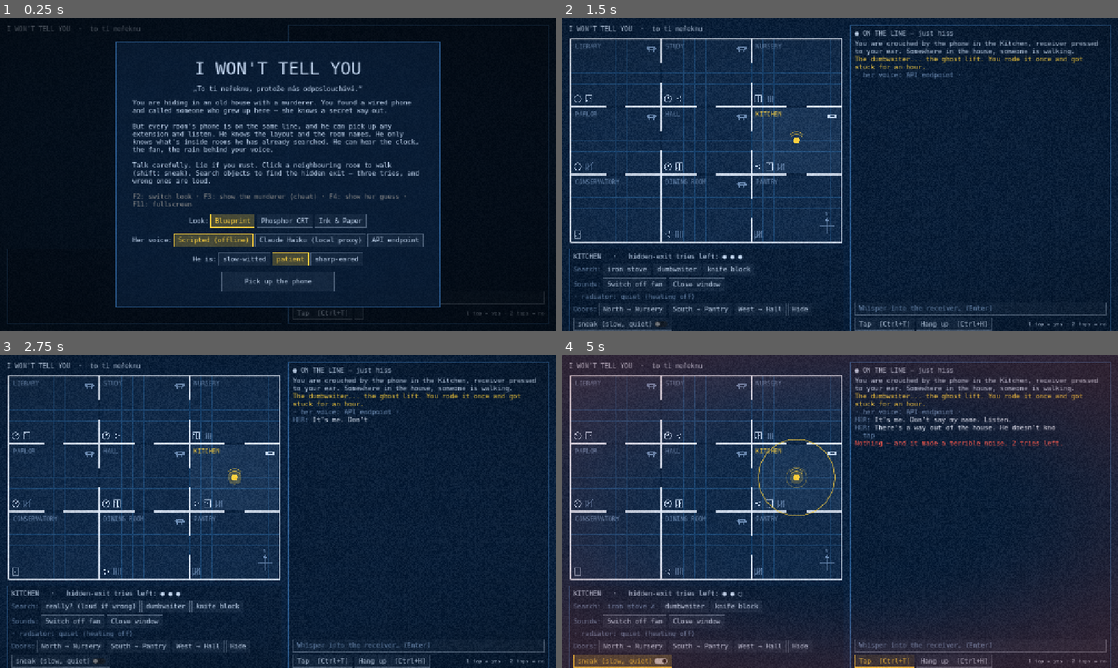
Above: before the commit, frames 1-4 (two rows, left to right).
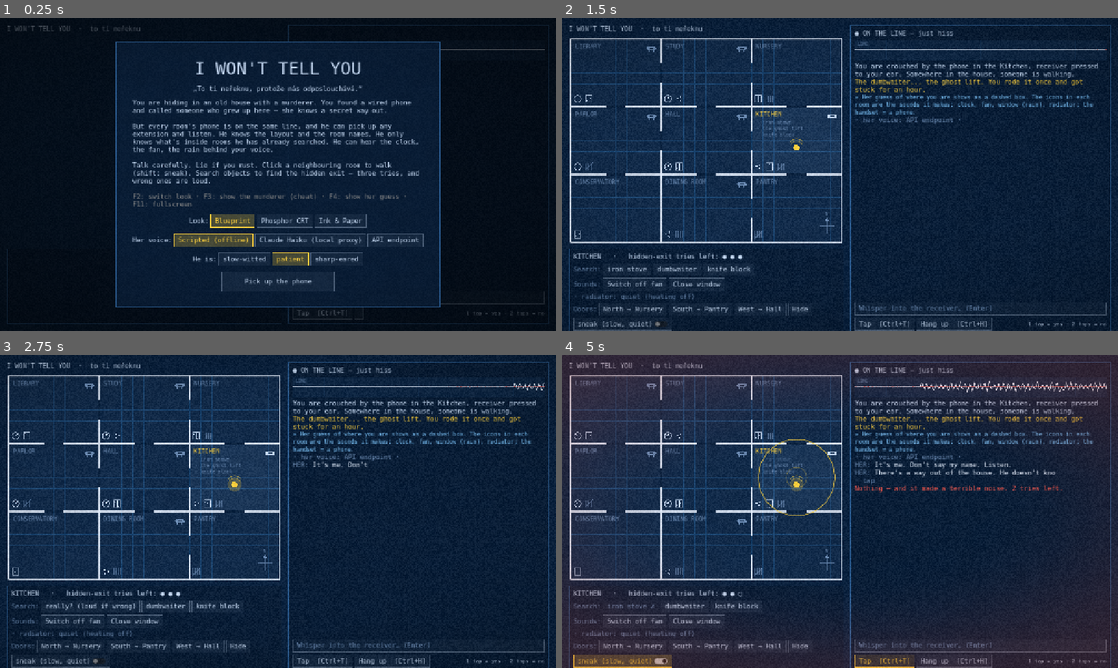
Above: after the commit, the same moments.

Repository: Vikvam/oiside-jam-2610
Game: Godot game, scene res://main.tscn
Same seed, same stepped clock (60 frames per second), same inputs: the game is played once before the commit and once after it.
Inputs:
- Up to frame 1 (0.25 s): no input
- Up to frame 2 (1.5 s): click "API endpoint" at 0.5 s; click "Pick up the phone" at 1.25 s
- Up to frame 3 (2.75 s): click "iron stove" at 2 s
- Up to frame 4 (5 s): click "really? (loud if wrong)" at 2.75 s; click "sneak (slow, quiet)" at 3.5 s; click "Tap [Ctrl+T]" at 4.25 s

The runs differ from the first frame. In frame 1, less than 0.1% of the frame differs, in the area x 79-98%, y 10-11%; in frame 2, 3.1%; in frame 3, 3.4%; in frame 4, 4.6%, in the area x 35-98%, y 7-44%.

Commit message:
Line oscilloscope, murderer taunts, onboarding hints, plan annotations
Co-Authored-By: Claude Opus 5.5 <noreply@anthropic.com>

Diff:
--- a/scripts/audio/sfx.gd
+++ b/scripts/audio/sfx.gd
@@ -127,7 +127,9 @@
 	g.event.connect(_on_event)
 
 
-func on_voice_char(c: String) -> void:
+func on_voice_char(c: String, kind := "her") -> void:
+	if kind not in ["her", "him"]:
+		return
 	# A syllable every few letters; spaces and punctuation are pauses.
 	if c == " " or c in ".,!?—…-":
 		_char_n = 0
@@ -138,8 +140,8 @@
 	var p: AudioStreamPlayer = voices[_voice_i]
 	_voice_i = (_voice_i + 1) % voices.size()
 	p.stream = s.syll[randi() % s.syll.size()]
-	p.pitch_scale = randf_range(0.92, 1.1)
-	p.volume_db = -6.0
+	p.pitch_scale = randf_range(0.92, 1.1) if kind == "her" else randf_range(0.5, 0.56)
+	p.volume_db = -6.0 if kind == "her" else -3.0
 	p.play()
 
 
--- a/scripts/core/game.gd
+++ b/scripts/core/game.gd
@@ -365,6 +365,12 @@
 	_line_note("[click: an extension hangs up]")
 	if player_on_line():
 		emit("line_click", {"text": "Click. An extension hung up.", "kind": "hangup"})
+
+
+func on_murderer_taunt(text: String) -> void:
+	_line_note("[a man's voice on the line, low]: " + text)
+	if player_on_line():
+		emit("murderer_says", {"text": text})
 
 
 func on_murderer_fake_hangup() -> void:
--- a/scripts/core/murderer.gd
+++ b/scripts/core/murderer.gd
@@ -35,6 +35,8 @@
 var breath_timer := 5.0
 
 var log: Array = []       # [{t, text}]
+var last_evidence := ""   # what most recently narrowed things down
+var taunt_chance := 0.5
 
 # Tunables (exposed so A/B settings can poke them)
 var walk_time := 4.0
@@ -75,6 +77,8 @@
 
 func _set_candidates(rs: Array, why: String, strong := true) -> void:
 	var before := candidates.size()
+	if why != "":
+		last_evidence = why
 	candidates.clear()
 	for r in rs:
 		candidates[r] = true
@@ -450,6 +454,27 @@
 	game.on_murderer_pickup()
 
 
+func _taunt() -> String:
+	var e := last_evidence.to_lower()
+	if e.contains("clock"):
+		return ["Tick. Tock.", "Lovely clock you've got there."].pick_random()
+	if e.contains("fan"):
+		return "Such a noisy fan."
+	if e.contains("rain"):
+		return "Hear that rain? So do I."
+	if e.contains("radiator"):
+		return "Old pipes. They always give you away."
+	if e.contains("voice said"):
+		return "Thank you, sweetheart. Very helpful."
+	if e.contains("prey"):
+		return "You talk too much."
+	if e.contains("footsteps"):
+		return "Creaky floors in this house."
+	if e.contains("touched"):
+		return "You should leave things as you found them."
+	return ["Stay right there.", "I'm coming."].pick_random()
+
+
 func _tick_listen_ears(dt: float) -> void:
 	if game.player_on_line():
 		listen_overlap += dt
@@ -469,6 +494,8 @@
 	timer -= dt
 	var leave := timer <= 0.0 or candidates.size() <= hunt_threshold or (dirty and not suspects.is_empty())
 	if leave:
+		if candidates.size() <= hunt_threshold and randf() < taunt_chance:
+			game.on_murderer_taunt(_taunt())
 		on_line = false
 		game.on_murderer_hangup()
 		if randf() < fake_hangup_chance and candidates.size() > hunt_threshold:
--- a/scripts/main.gd
+++ b/scripts/main.gd
@@ -131,7 +131,7 @@
 	left.add_child(room_panel)
 	phone = PhonePanel.new()
 	phone.size_flags_horizontal = Control.SIZE_EXPAND_FILL
-	phone.voice_char.connect(func(c): sfx.on_voice_char(c))
+	phone.voice_char.connect(func(c, k): sfx.on_voice_char(c, k))
 	h.add_child(phone)
 
 
@@ -414,6 +414,7 @@
 	for o in r.objects:
 		if o.has("memory"):
 			phone.add_line("memory", o.memory)
+	phone.hint("start", "Her guess of where you are shows as a dashed box. The icons in each room are the sounds it makes: clock, fan, window (rain), radiator; the handset = a phone.")
 	_intro_queue = INTRO.duplicate()
 	_intro_t = 1.0
 	if backend != "mock":
--- /dev/null
+++ b/scripts/ui/line_scope.gd
@@ -0,0 +1,117 @@
+class_name LineScope
+extends Control
+## A little oscilloscope of the party line. Bright trace: what's on the line
+## (hiss, voices, clicks). Danger-coloured trace: sounds that are NOT from your
+## room — someone else's extension is open.
+
+const N := 220
+
+var game: Game
+var line := PackedFloat32Array()
+var foreign := PackedFloat32Array()
+var _voice := 0.0
+var _you := 0.0
+var _click := 0.0
+var _breath := 0.0
+var _t := 0.0
+var _acc := 0.0
+
+
+func _ready() -> void:
+	custom_minimum_size = Vector2(0, 46)
+	line.resize(N)
+	foreign.resize(N)
+	line.fill(0.0)
+	foreign.fill(0.0)
+	mouse_filter = Control.MOUSE_FILTER_IGNORE
+
+
+func bind(g: Game) -> void:
+	game = g
+	g.event.connect(_on_event)
+
+
+func voice() -> void:
+	_voice = 1.0
+
+
+func _on_event(t: String, _d: Dictionary) -> void:
+	match t:
+		"line_click", "receiver":
+			_click = 1.0
+		"player_says":
+			_you = 1.0
+		"player_tap":
+			_click = 0.6
+		"line_breath":
+			_breath = 2.6
+
+
+func _process(dt: float) -> void:
+	_t += dt
+	_acc += dt
+	while _acc >= 1.0 / 60.0:
+		_acc -= 1.0 / 60.0
+		_push()
+	queue_redraw()
+
+
+func _push() -> void:
+	var on := game != null and game.player_on_line()
+	var v := 0.0
+	var f := 0.0
+	if on:
+		v = randf_range(-0.06, 0.06)
+		if _voice > 0.0:
+			v += sin(_t * 90.0) * randf_range(0.2, 0.7) * _voice
+		if _you > 0.0:
+			v += randf_range(-0.5, 0.5) * _you
+		if _click > 0.0:
+			v += (1.0 if int(_t * 120.0) % 2 == 0 else -1.0) * _click
+		var fs: Array = game.foreign_sounds()
+		for feat in fs:
+			match feat:
+				"clock":
+					var ph := fmod(_t, 1.0)
+					if ph < 0.04:
+						f += 0.7 * (1.0 if int(_t * 200.0) % 2 == 0 else -1.0)
+				"fan":
+					f += sin(_t * 48.0) * 0.25
+				"rain":
+					f += randf_range(-0.3, 0.3)
+				"radiator":
+					if fmod(_t, 2.3) < 0.12:
+						f += sin(_t * 70.0) * 0.6
+		if _breath > 0.0:
+			var env := sin(PI * clampf(1.0 - _breath / 2.6, 0.0, 1.0))
+			f += randf_range(-0.5, 0.5) * env
+	_voice = maxf(0.0, _voice - 1.0 / 60.0 * 6.0)
+	_you = maxf(0.0, _you - 1.0 / 60.0 * 1.5)
+	_click = maxf(0.0, _click - 1.0 / 60.0 * 8.0)
+	_breath = maxf(0.0, _breath - 1.0 / 60.0)
+	line.remove_at(0)
+	line.append(clampf(v, -1.0, 1.0))
+	foreign.remove_at(0)
+	foreign.append(clampf(f, -1.0, 1.0))
+
+
+func _draw() -> void:
+	var w := size.x
+	var h := size.y
+	var mid := h * 0.5
+	var grid: Color = Style.c("panel_line")
+	draw_rect(Rect2(Vector2.ZERO, size), Color(grid, 0.15))
+	draw_line(Vector2(0, mid), Vector2(w, mid), Color(grid, 0.6), 1.0)
+	for i in range(1, 8):
+		var x := w * i / 8.0
+		draw_line(Vector2(x, 2), Vector2(x, h - 2), Color(grid, 0.25), 1.0)
+	var a := PackedVector2Array()
+	var b := PackedVector2Array()
+	for i in N:
+		var x := w * i / float(N - 1)
+		a.append(Vector2(x, mid - line[i] * mid * 0.85))
+		b.append(Vector2(x, mid - foreign[i] * mid * 0.85))
+	draw_polyline(b, Color(Style.c("danger"), 0.9), 1.5, true)
+	draw_polyline(a, Style.c("her"), 1.5, true)
+	var font := get_theme_default_font()
+	draw_string(font, Vector2(6, 13), "LINE", HORIZONTAL_ALIGNMENT_LEFT, -1, 10, Style.c("dim"))
--- a/scripts/ui/phone_panel.gd
+++ b/scripts/ui/phone_panel.gd
@@ -2,10 +2,11 @@
 extends PanelContainer
 ## The line: transcript, typing, tapping, hanging up.
 
-signal voice_char(c: String)
+signal voice_char(c: String, kind: String)
 
 var game: Game
 var log_view: RichTextLabel
+var scope: LineScope
 var status: Label
 var thinking: Label
 var input: LineEdit
@@ -17,6 +18,8 @@
 var _think_t := 0.0
 var _is_thinking := false
 var _dirty := true
+var hints := true
+var _hinted := {}
 
 
 func _ready() -> void:
@@ -30,6 +33,8 @@
 	head.add_child(status)
 	thinking = Label.new()
 	head.add_child(thinking)
+	scope = LineScope.new()
+	v.add_child(scope)
 	log_view = RichTextLabel.new()
 	log_view.bbcode_enabled = true
 	log_view.scroll_following = true
@@ -63,6 +68,7 @@
 
 func bind(g: Game) -> void:
 	game = g
+	scope.bind(g)
 	lines.clear()
 	_dirty = true
 	g.event.connect(_on_event)
@@ -71,6 +77,12 @@
 func add_line(kind: String, text: String, instant := true) -> void:
 	lines.append({"kind": kind, "text": text, "shown": text.length() if instant else 0})
 	_dirty = true
+
+
+func hint(key: String, text: String) -> void:
+	if hints and not _hinted.has(key):
+		_hinted[key] = true
+		add_line("hint", "» " + text)
 
 
 func _toggle_hook() -> void:
@@ -106,15 +118,21 @@
 			add_line("sound", "tap")
 		"rescuer_says":
 			add_line("her", d.text, false)
+		"murderer_says":
+			add_line("him", d.text, false)
+			hint("taunt", "He's sure where you are. Move. Now.")
 		"rescuer_thinking":
 			_is_thinking = d.on
 		"line_click":
 			add_line("danger", d.text)
+			if d.kind == "pickup":
+				hint("click", "That's him on another extension. He hears every word — and the sounds of your room. Hang up, go quiet, or lie.")
 		"line_breath":
 			add_line("danger", "…slow breathing on the line. Not yours.")
 		"line_quiet_presence":
 			add_line("danger", "The line sounds… open. As if someone is already listening.")
 		"line_background":
+			hint("bg", "Those are the sounds of HIS room. Check the plan icons: which phone room sounds like that?")
 			var labels: Array = d.features.map(func(f): return House.FEATURE_LABEL[f])
 			if labels.is_empty():
 				add_line("danger", "Behind the other extension: dead silence.")
@@ -123,6 +141,7 @@
 		"receiver":
 			add_line("sound", "you pick up the receiver" if d.up else "you hang up")
 		"footsteps":
+			hint("steps", "Footsteps come with a direction. Move away — or Hide. Walking makes noise too (sneak is quieter).")
 			var kind := "Running footsteps" if d.running else "Heavy footsteps"
 			if d.dist == 1:
 				add_line("danger", "%s — right behind the %s door!" % [kind, d.dir])
@@ -133,6 +152,8 @@
 		"player_arrive":
 			var r: Dictionary = game.house.rooms[d.room]
 			add_line("narr", "You slip into the %s.%s" % [r.name, "" if r.phone else " There is no phone here."])
+			if r.phone and not game.receiver_up:
+				hint("pickup", "There's a phone here. Pick up (Ctrl+H) to talk to her again — but first think about what this room sounds like.")
 			if d.first:
 				for o in r.objects:
 					if o.has("memory"):
@@ -182,7 +203,9 @@
 			if l.shown < l.text.length():
 				var c: String = l.text[l.shown]
 				l.shown += 1
-				voice_char.emit(c)
+				voice_char.emit(c, l.kind)
+				if c != " ":
+					scope.voice()
 				advanced = true
 				_dirty = true
 				break
@@ -232,6 +255,10 @@
 				out += "[color=#%s]HER:[/color] [color=#%s]%s[/color]\n" % [col.call("dim"), col.call("her"), txt]
 			"danger":
 				out += "[color=#%s][i]%s[/i][/color]\n" % [col.call("danger"), txt]
+			"him":
+				out += "[color=#%s][b]???:[/b] [i]%s[/i][/color]\n" % [col.call("danger"), txt]
+			"hint":
+				out += "[color=#%s][font_size=13]%s[/font_size][/color]\n" % [col.call("hint"), txt]
 			"memory":
 				out += "[color=#%s][i]%s[/i][/color]\n" % [col.call("accent"), txt]
 			"sound":
--- a/scripts/ui/plan_view.gd
+++ b/scripts/ui/plan_view.gd
@@ -38,8 +38,8 @@
 func _on_event(t: String, d: Dictionary) -> void:
 	match t:
 		"player_move_start":
-			_walk_from = _c(d.from)
-			_walk_to = _c(d.to)
+			_walk_from = _c(d.from) + Vector2(0, 16)
+			_walk_to = _c(d.to) + Vector2(0, 16)
 			_walk_door = _door_point(d.from, d.to)
 			_walk_t = 0.0
 			_walk_dur = d.dur
@@ -203,6 +203,18 @@
 			name_col = Style.c("accent")
 		draw_string(font, rc.position + Vector2(10, 22), h.rooms[id].name.to_upper(), HORIZONTAL_ALIGNMENT_LEFT, -1, 14, name_col)
 		_draw_icons(id, rc)
+		if game.visited.has(id):
+			var y := rc.position.y + 40.0
+			for o in h.rooms[id].objects:
+				var txt: String = o.nick if o.has("nick") else o.name
+				var oc: Color = Style.c("dim")
+				if game.tried.has(o.id):
+					txt = "✗ " + txt
+					oc.a = 0.5
+				else:
+					txt = "· " + txt
+				draw_string(font, Vector2(rc.position.x + 12, y), txt, HORIZONTAL_ALIGNMENT_LEFT, rc.size.x - 20, 11, oc)
+				y += 14.0
 		if h.rooms[id].phone:
 			_icon_phone(rc.position + Vector2(rc.size.x - 22, 18), dim if id != game.player_room else Style.c("text"))
 	# Compass
@@ -227,7 +239,7 @@
 		var er := _c(game.exit_room) + Vector2(-30, 26)
 		draw_string(font, er, "EXIT", HORIZONTAL_ALIGNMENT_LEFT, -1, 11, Style.c("accent"))
 	# Player
-	var pp := _c(game.player_room)
+	var pp := _c(game.player_room) + Vector2(0, 16)
 	if game.moving_to != "":
 		var f := clampf(_walk_t / _walk_dur, 0.0, 1.0)
 		pp = _walk_from.lerp(_walk_door, f * 2.0) if f < 0.5 else _walk_door.lerp(_walk_to, (f - 0.5) * 2.0)
--- a/scripts/ui/style.gd
+++ b/scripts/ui/style.gd
@@ -11,7 +11,7 @@
 		"bg": Color("0b2340"), "grid": Color("16406b"), "wall": Color("e6f0ff"),
 		"room_fill": Color(0.55, 0.75, 1.0, 0.06), "visited_fill": Color(0.55, 0.75, 1.0, 0.13),
 		"text": Color("c9ddf7"), "dim": Color("6f8fb8"), "accent": Color("ffd23f"),
-		"danger": Color("ff5a4e"), "you": Color("ffd23f"), "her": Color("e6f0ff"),
+		"danger": Color("ff5a4e"), "you": Color("ffd23f"), "her": Color("e6f0ff"), "hint": Color("7fc8ff"),
 		"panel": Color(0.04, 0.12, 0.22, 0.92), "panel_line": Color("2c5d92"),
 		"wobble": 0.0, "wall_width": 3.0, "grid_on": true, "mono": true, "post": 0,
 	},
@@ -20,7 +20,7 @@
 		"bg": Color("020a05"), "grid": Color("0a2312"), "wall": Color("5cff8a"),
 		"room_fill": Color(0.2, 1.0, 0.4, 0.03), "visited_fill": Color(0.2, 1.0, 0.4, 0.09),
 		"text": Color("49d873"), "dim": Color("1f7a3c"), "accent": Color("d4ffd9"),
-		"danger": Color("ffb000"), "you": Color("d4ffd9"), "her": Color("5cff8a"),
+		"danger": Color("ffb000"), "you": Color("d4ffd9"), "her": Color("5cff8a"), "hint": Color("8fb89a"),
 		"panel": Color(0.0, 0.05, 0.02, 0.92), "panel_line": Color("1a5a2c"),
 		"wobble": 0.0, "wall_width": 2.0, "grid_on": true, "mono": true, "post": 1,
 	},
@@ -29,7 +29,7 @@
 		"bg": Color("ece2cc"), "grid": Color("d9ccb0"), "wall": Color("1d1712"),
 		"room_fill": Color(0.1, 0.07, 0.04, 0.03), "visited_fill": Color(0.1, 0.07, 0.04, 0.09),
 		"text": Color("2b221a"), "dim": Color("8a7a63"), "accent": Color("b3121b"),
-		"danger": Color("b3121b"), "you": Color("b3121b"), "her": Color("1d1712"),
+		"danger": Color("b3121b"), "you": Color("b3121b"), "her": Color("1d1712"), "hint": Color("2f5d8a"),
 		"panel": Color(0.93, 0.89, 0.8, 0.95), "panel_line": Color("8a7a63"),
 		"wobble": 1.6, "wall_width": 2.6, "grid_on": false, "mono": false, "post": 2,
 	},
Not shown, added: scripts/ui/line_scope.gd.uid
